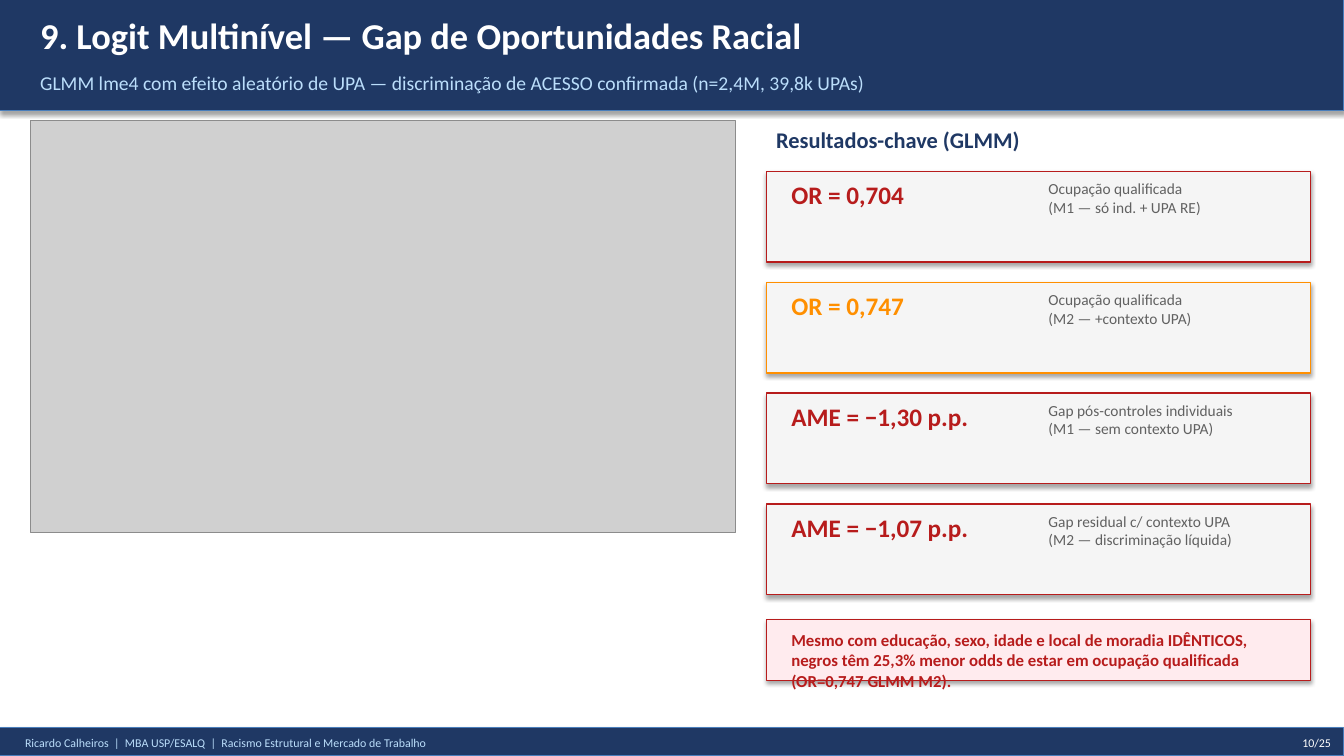
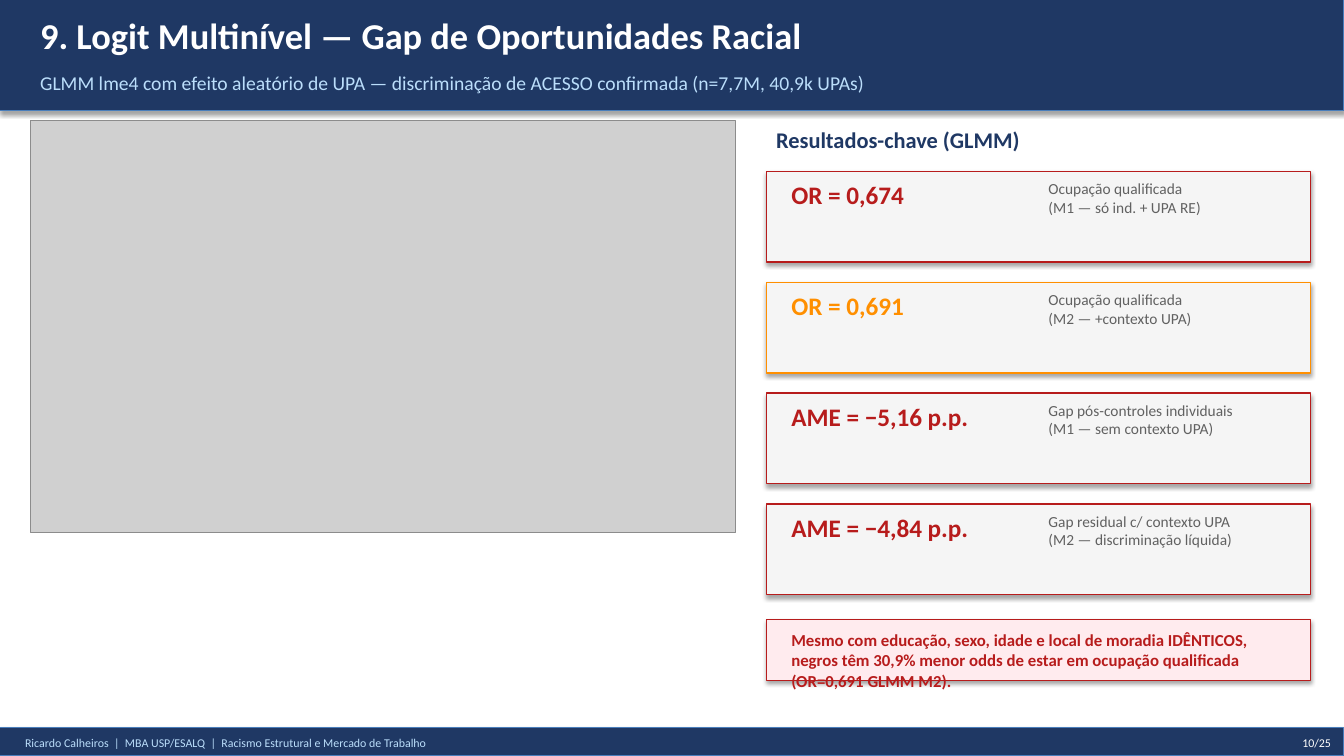
Before and after one commit to rickinrj-ux/ProjetoRacismoPNAD, a slide deck: slide 10 of apresentacao_tcc.pptx. Drawn at 1344x756 pixels with LibreOffice and Linux fonts; fonts in the diff are those of the drawing; grey boxes stand for pictures. Boxes give left, top, right and bottom in pixels: in the first picture for what was removed or moved away, otherwise in the second. Text is boxed around its words. In the diff, an @@ line names an element or a change of style, - is before the commit and + after.

```diff
--- a/apresentacao_tcc.pptx
+++ b/apresentacao_tcc.pptx
@@ text at bbox=[40, 76, 863, 94]: text changed @@
-GLMM lme4 com efeito aleatório de UPA — discriminação de ACESSO confirmada (n=2,4M, 39,8k UPAs)
+GLMM lme4 com efeito aleatório de UPA — discriminação de ACESSO confirmada (n=7,7M, 40,9k UPAs)
@@ text at bbox=[791, 186, 903, 207]: text changed @@
-OR = 0,704
+OR = 0,674
@@ text at bbox=[791, 297, 903, 319]: text changed @@
-OR = 0,747
+OR = 0,691
@@ text at bbox=[791, 408, 968, 430]: text changed @@
-AME = −1,30 p.p.
+AME = −5,16 p.p.
@@ text at bbox=[791, 519, 968, 541]: text changed @@
-AME = −1,07 p.p.
+AME = −4,84 p.p.
@@ text at bbox=[791, 633, 1247, 689]: text changed @@
-Mesmo com educação, sexo, idade e local de moradia IDÊNTICOS, negros têm 25,3% menor odds de estar em ocupação qualificada (OR=0,747 GLMM M2).
+Mesmo com educação, sexo, idade e local de moradia IDÊNTICOS, negros têm 30,9% menor odds de estar em ocupação qualificada (OR=0,691 GLMM M2).
```
Also in this commit, not shown: 4 other slides changed, 14 other files.
